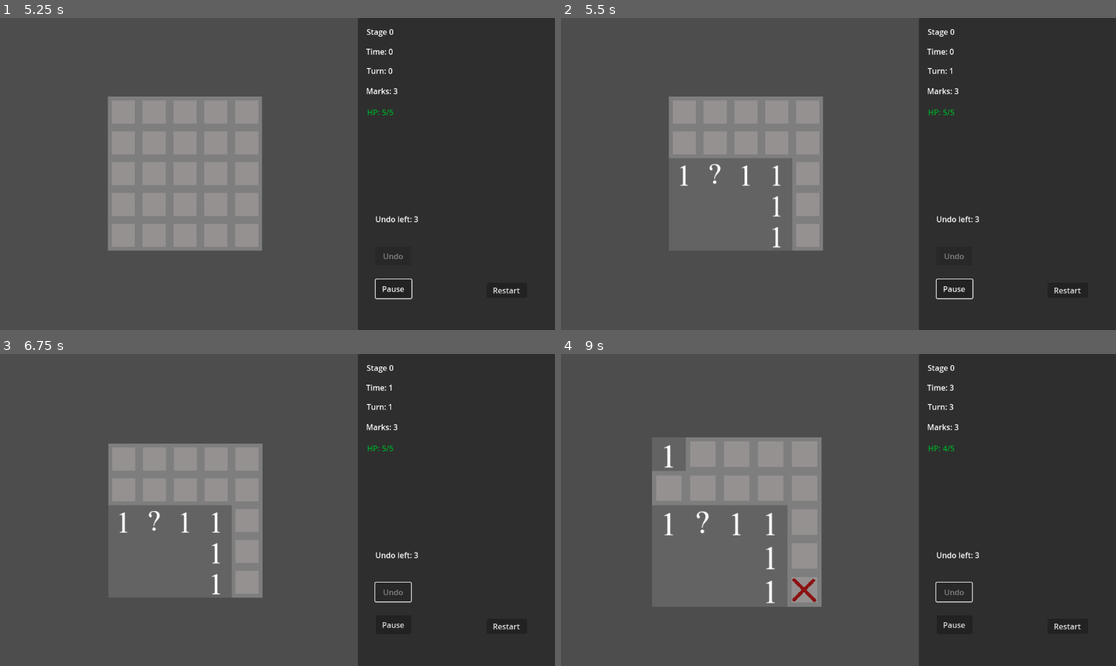
Above: before the commit, frames 1-4 (two rows, left to right).
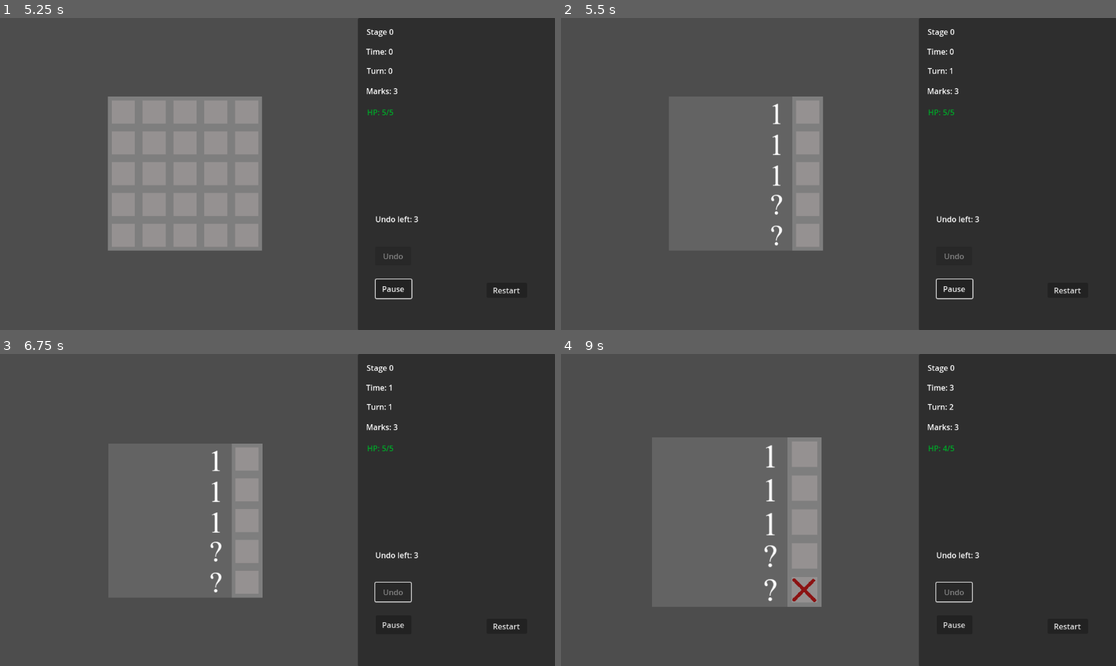
Above: after the commit, the same moments.

Repository: RevanVI/Minesweeper
Game: Godot game, scene res://scenes/gui/main_menu.tscn
Two runs of this game, one before a commit and one after it. Both use one fixed random seed, a clock stepped at 60 frames per second and the inputs below.
Inputs (mouse positions are in pixels of both pictures, inside the frame that each line leads up to):
- Up to frame 1 (5.25 s): click "Endless mode" at 0.5 s; click "Restart" at 1.25 s; click "Pause" at 2 s; click "Restart" at 2.75 s; click "Restart" at 3.5 s; tap Enter at 4.25 s; move the mouse to (399, 158) at 4.27 s; press the mouse at (399, 158) at 4.28 s; tap Space at 5 s; move the mouse to (166, 189) at 5.02 s; release the mouse at (166, 189) at 5.03 s; tap Down (CameraDown) at 5.1 s
- Up to frame 2 (5.5 s): click (727, 189) at 5.3 s
- Up to frame 3 (6.75 s): move the mouse to (333, 441) at 5.77 s; hold Middle mouse button (CameraDrag) 5.78-6.53 s; click (333, 441) at 6.05 s; move the mouse to (249, 572) at 6.52 s; tap Left (CameraLeft) at 6.6 s
- Up to frame 4 (9 s): click (810, 572) at 6.8 s; tap Enter at 7.25 s; move the mouse to (1005, 556) at 7.27 s; press the mouse at (1005, 556) at 7.28 s; tap Right (CameraRight) at 7.35 s; move the mouse to (672, 463) at 8.02 s; release the mouse at (672, 463) at 8.03 s; tap Up (CameraUp) at 8.1 s; click (672, 463) at 8.3 s; tap Space at 8.75 s; move the mouse to (866, 510) at 8.77 s; hold Mouse wheel up (CameraZoomIn) from 8.78 s (still down)

Frame 1 is identical in both runs. In frame 2, 4.6% of the frame differs, in the area x 19-42%, y 25-74%; in frame 3, 4.6%; in frame 4, 5.0%, in the area x 16-71%, y 16-80%.

Commit message:
Move map generator from node2d to resource Save base generator as resource Support map generator as resource

Diff:
--- /dev/null
+++ b/resources/generators/map_generator_base.tres
@@ -0,0 +1,7 @@
+[gd_resource type="Resource" script_class="MapGenerator" load_steps=2 format=3 uid="uid://g6am2v5ifsx1"]
+
+[ext_resource type="Script" uid="uid://dacfmm368sqhq" path="res://scripts/game_logic/map_generator.gd" id="1_l0syu"]
+
+[resource]
+script = ExtResource("1_l0syu")
+metadata/_custom_type_script = "uid://dacfmm368sqhq"
--- a/content/tilesets/minesweeper_starter.tres
+++ b/resources/tilesets/minesweeper_starter.tres
@@ -1,9 +1,9 @@
 [gd_resource type="TileSet" load_steps=4 format=3 uid="uid://c3bm3pwixplyp"]
 
-[ext_resource type="Texture2D" uid="uid://bmrjfadtrir3f" path="res://content/textures/minsweeper_tiles_starter.png" id="1_3x0vr"]
+[ext_resource type="Texture2D" uid="uid://bmrjfadtrir3f" path="res://resources/textures/minsweeper_tiles_starter.png" id="1_ew7pa"]
 
 [sub_resource type="TileSetAtlasSource" id="TileSetAtlasSource_wck3q"]
-texture = ExtResource("1_3x0vr")
+texture = ExtResource("1_ew7pa")
 texture_region_size = Vector2i(64, 64)
 0:0/0 = 0
 1:0/0 = 0
--- a/scenes/debug/map_generator_test.tscn
+++ b/scenes/debug/map_generator_test.tscn
@@ -4,10 +4,10 @@
 [ext_resource type="Script" uid="uid://dcqrwipyxpal8" path="res://scripts/game_logic/map.gd" id="2_4bswj"]
 [ext_resource type="Script" uid="uid://cqh3xxrgi3ncc" path="res://scripts/game_logic/camera_controller.gd" id="2_h52y7"]
 [ext_resource type="PackedScene" uid="uid://c705yxfwgmkyv" path="res://scenes/enemies/bomb_1.tscn" id="2_oh383"]
-[ext_resource type="TileSet" uid="uid://c3bm3pwixplyp" path="res://content/tilesets/minesweeper_starter.tres" id="3_h52y7"]
+[ext_resource type="Resource" uid="uid://g6am2v5ifsx1" path="res://resources/generators/map_generator_base.tres" id="2_rtwxe"]
+[ext_resource type="TileSet" uid="uid://c3bm3pwixplyp" path="res://resources/tilesets/minesweeper_starter.tres" id="3_h52y7"]
 [ext_resource type="Script" uid="uid://d24yha5t4vm1g" path="res://scripts/game_logic/modifiers/modifier_base.gd" id="3_rtwxe"]
 [ext_resource type="Script" uid="uid://diqmvisuttd5h" path="res://scripts/game_logic/level_info.gd" id="4_2fx62"]
-[ext_resource type="Script" uid="uid://dacfmm368sqhq" path="res://scripts/game_logic/map_generator.gd" id="4_img2u"]
 
 [sub_resource type="Resource" id="Resource_rjwph"]
 script = ExtResource("4_2fx62")
@@ -16,17 +16,18 @@
 })
 metadata/_custom_type_script = "uid://diqmvisuttd5h"
 
-[node name="MapGeneratorTest" type="Node2D" node_paths=PackedStringArray("map", "map_generator", "camera_controller", "map_size_x_edit", "map_size_y_edit", "enemies_count_edit", "maps_count_edit", "errors_count_label")]
+[node name="MapGeneratorTest" type="Node2D" node_paths=PackedStringArray("map", "camera_controller", "map_size_x_edit", "map_size_y_edit", "enemies_count_edit", "maps_count_edit", "errors_count_label", "generator_options")]
 script = ExtResource("1_n3fcj")
+map_generator = ExtResource("2_rtwxe")
+level_info = SubResource("Resource_rjwph")
 map = NodePath("Map")
-map_generator = NodePath("MapGenerator")
-level_info = SubResource("Resource_rjwph")
 camera_controller = NodePath("CameraController")
 map_size_x_edit = NodePath("CanvasLayer/Control/Panel/MapSizeXLineEdit")
 map_size_y_edit = NodePath("CanvasLayer/Control/Panel/MapSizeYLineEdit")
 enemies_count_edit = NodePath("CanvasLayer/Control/Panel/EnemiesCountLineEdit")
 maps_count_edit = NodePath("CanvasLayer/Control/Panel/MapsCountLineEdit")
 errors_count_label = NodePath("CanvasLayer/Control/Panel/ErrorCountLabel")
+generator_options = NodePath("CanvasLayer/Control/Panel/GeneratorOptionButton")
 
 [node name="CameraController" type="Camera2D" parent="."]
 limit_left = -2000
@@ -51,9 +52,6 @@
 [node name="Cells" type="TileMapLayer" parent="Map"]
 tile_set = ExtResource("3_h52y7")
 
-[node name="MapGenerator" type="Node2D" parent="."]
-script = ExtResource("4_img2u")
-
 [node name="CanvasLayer" type="CanvasLayer" parent="."]
 
 [node name="Control" type="Control" parent="CanvasLayer"]
@@ -73,76 +71,83 @@
 grow_horizontal = 2
 grow_vertical = 2
 
+[node name="GeneratorOptionButton" type="OptionButton" parent="CanvasLayer/Control/Panel"]
+layout_mode = 0
+offset_left = 28.200012
+offset_top = 22.0
+offset_right = 60.200012
+offset_bottom = 42.0
+
 [node name="MapSizeXLabel" type="Label" parent="CanvasLayer/Control/Panel"]
 layout_mode = 0
-offset_left = 17.960022
-offset_top = 17.0
-offset_right = 106.96002
-offset_bottom = 49.0
+offset_left = 25.200012
+offset_top = 82.0
+offset_right = 114.20001
+offset_bottom = 114.0
 text = "Map size X:"
 
 [node name="MapSizeXLineEdit" type="LineEdit" parent="CanvasLayer/Control/Panel"]
 layout_mode = 0
-offset_left = 217.20001
-offset_top = 11.0
-offset_right = 285.7625
-offset_bottom = 42.0
+offset_left = 224.44
+offset_top = 76.0
+offset_right = 293.0025
+offset_bottom = 107.0
 text = "10"
 
 [node name="MapSizeYLabel" type="Label" parent="CanvasLayer/Control/Panel"]
 layout_mode = 0
-offset_left = 19.200012
-offset_top = 58.0
-offset_right = 108.20001
-offset_bottom = 90.0
+offset_left = 26.440002
+offset_top = 123.0
+offset_right = 115.44
+offset_bottom = 155.0
 text = "Map size Y:"
 
 [node name="MapSizeYLineEdit" type="LineEdit" parent="CanvasLayer/Control/Panel"]
 layout_mode = 0
-offset_left = 217.20001
-offset_top = 54.0
-offset_right = 285.7625
-offset_bottom = 85.0
+offset_left = 224.44
+offset_top = 119.0
+offset_right = 293.0025
+offset_bottom = 150.0
 text = "10"
 
 [node name="EnemiesCountLabel" type="Label" parent="CanvasLayer/Control/Panel"]
 layout_mode = 0
-offset_left = 18.19999
-offset_top = 96.0
-offset_right = 107.19999
-offset_bottom = 128.0
+offset_left = 25.43998
+offset_top = 161.0
+offset_right = 148.43997
+offset_bottom = 193.0
 text = "Enemies count: "
 
 [node name="EnemiesCountLineEdit" type="LineEdit" parent="CanvasLayer/Control/Panel"]
 layout_mode = 0
-offset_left = 216.20001
-offset_top = 93.0
-offset_right = 284.7625
-offset_bottom = 124.0
+offset_left = 223.44
+offset_top = 158.0
+offset_right = 292.0025
+offset_bottom = 189.0
 text = "20"
 
 [node name="MapsCountLabel" type="Label" parent="CanvasLayer/Control/Panel"]
 layout_mode = 0
-offset_left = 19.23999
-offset_top = 151.0
-offset_right = 70.23999
-offset_bottom = 186.0
+offset_left = 26.47998
+offset_top = 216.0
+offset_right = 125.47998
+offset_bottom = 251.0
 text = "Maps count: "
 
 [node name="MapsCountLineEdit" type="LineEdit" parent="CanvasLayer/Control/Panel"]
 layout_mode = 0
-offset_left = 212.20001
-offset_top = 148.0
-offset_right = 280.7625
-offset_bottom = 179.0
+offset_left = 219.44
+offset_top = 213.0
+offset_right = 288.0025
+offset_bottom = 244.0
 text = "5"
 
 [node name="ErrorCountLabel" type="Label" parent="CanvasLayer/Control/Panel"]
 layout_mode = 0
-offset_left = 23.19999
-offset_top = 206.0
-offset_right = 80.19999
-offset_bottom = 229.0
+offset_left = 30.43998
+offset_top = 271.0
+offset_right = 180.43997
+offset_bottom = 294.0
 text = "Failed maps count: "
 
 [node name="GenerateButton" type="Button" parent="CanvasLayer/Control/Panel"]
@@ -161,5 +166,6 @@
 offset_bottom = 589.0
 text = "Generate range of maps"
 
+[connection signal="item_selected" from="CanvasLayer/Control/Panel/GeneratorOptionButton" to="." method="_on_generator_option_button_item_selected"]
 [connection signal="pressed" from="CanvasLayer/Control/Panel/GenerateButton" to="." method="_on_generate_button_pressed"]
 [connection signal="pressed" from="CanvasLayer/Control/Panel/GenerateRangeButton" to="CanvasLayer/Control" method="_on_button_pressed"]
--- a/scenes/enemies/bomb.tscn
+++ b/scenes/enemies/bomb.tscn
@@ -1,7 +1,7 @@
 [gd_scene load_steps=3 format=3 uid="uid://mxcgjh4wuoq2"]
 
 [ext_resource type="Script" uid="uid://cyhf3wf32xvqc" path="res://scripts/game_logic/enemies/enemy.gd" id="1_fsxe1"]
-[ext_resource type="Texture2D" uid="uid://bmrjfadtrir3f" path="res://content/textures/minsweeper_tiles_starter.png" id="1_qmkdi"]
+[ext_resource type="Texture2D" uid="uid://bmrjfadtrir3f" path="res://resources/textures/minsweeper_tiles_starter.png" id="1_qmkdi"]
 
 [node name="Bomb" type="Node2D"]
 script = ExtResource("1_fsxe1")
--- a/scenes/enemies/bomb_1.tscn
+++ b/scenes/enemies/bomb_1.tscn
@@ -1,7 +1,7 @@
 [gd_scene load_steps=3 format=3 uid="uid://c705yxfwgmkyv"]
 
 [ext_resource type="Script" uid="uid://cyhf3wf32xvqc" path="res://scripts/game_logic/enemies/enemy.gd" id="1_rnll6"]
-[ext_resource type="Texture2D" uid="uid://bmrjfadtrir3f" path="res://content/textures/minsweeper_tiles_starter.png" id="2_crwf0"]
+[ext_resource type="Texture2D" uid="uid://bmrjfadtrir3f" path="res://resources/textures/minsweeper_tiles_starter.png" id="2_crwf0"]
 
 [node name="Bomb" type="Node2D"]
 script = ExtResource("1_rnll6")
--- a/scenes/modes/classic_mode.tscn
+++ b/scenes/modes/classic_mode.tscn
@@ -5,8 +5,8 @@
 [ext_resource type="Script" uid="uid://d24yha5t4vm1g" path="res://scripts/game_logic/modifiers/modifier_base.gd" id="3_p4m7m"]
 [ext_resource type="Script" uid="uid://diqmvisuttd5h" path="res://scripts/game_logic/level_info.gd" id="3_qgemu"]
 [ext_resource type="Script" uid="uid://dcqrwipyxpal8" path="res://scripts/game_logic/map.gd" id="4_8ivtb"]
-[ext_resource type="TileSet" uid="uid://c3bm3pwixplyp" path="res://content/tilesets/minesweeper_starter.tres" id="5_b5xbl"]
-[ext_resource type="Script" uid="uid://dacfmm368sqhq" path="res://scripts/game_logic/map_generator.gd" id="6_dwcyu"]
+[ext_resource type="TileSet" uid="uid://c3bm3pwixplyp" path="res://resources/tilesets/minesweeper_starter.tres" id="5_b5xbl"]
+[ext_resource type="Resource" uid="uid://g6am2v5ifsx1" path="res://resources/generators/map_generator_base.tres" id="5_qgemu"]
 [ext_resource type="Script" uid="uid://bw7brsh2ne4no" path="res://scripts/game_logic/game_manager.gd" id="7_dhm3e"]
 [ext_resource type="Script" uid="uid://b8ri86hixsvvn" path="res://scripts/game_logic/commands/turn_queue.gd" id="8_0nf2j"]
 [ext_resource type="Script" uid="uid://erghs5cplvbn" path="res://scripts/gui/battle_classic.gd" id="9_lgmfj"]
@@ -44,6 +44,7 @@
 [node name="ClassicGameModeManager" type="Node2D" groups=["GameModeManager"]]
 script = ExtResource("1_xmsgg")
 level_info = SubResource("Resource_ygwmg")
+map_generator = ExtResource("5_qgemu")
 
 [node name="CameraController" type="Camera2D" parent="."]
 limit_left = -886
@@ -67,9 +68,6 @@
 
 [node name="Cells" type="TileMapLayer" parent="Map"]
 tile_set = ExtResource("5_b5xbl")
-
-[node name="MapGenerator" type="Node2D" parent="."]
-script = ExtResource("6_dwcyu")
 
 [node name="BattleTimer" type="Timer" parent="."]
 
--- a/scenes/modes/endless_mode.tscn
+++ b/scenes/modes/endless_mode.tscn
@@ -6,11 +6,11 @@
 [ext_resource type="Script" uid="uid://diqmvisuttd5h" path="res://scripts/game_logic/level_info.gd" id="3_vgc74"]
 [ext_resource type="Script" uid="uid://bctw4kxi4vc55" path="res://scripts/game_logic/modifiers/modifier_hidden_cells.gd" id="4_flrxs"]
 [ext_resource type="Script" uid="uid://dcqrwipyxpal8" path="res://scripts/game_logic/map.gd" id="4_hunvx"]
-[ext_resource type="TileSet" uid="uid://c3bm3pwixplyp" path="res://content/tilesets/minesweeper_starter.tres" id="5_flrxs"]
+[ext_resource type="TileSet" uid="uid://c3bm3pwixplyp" path="res://resources/tilesets/minesweeper_starter.tres" id="5_flrxs"]
 [ext_resource type="Script" uid="uid://cs1vbc21bgmff" path="res://scripts/game_logic/modifiers/modifier_undo_blocked.gd" id="5_hunvx"]
-[ext_resource type="Script" uid="uid://dacfmm368sqhq" path="res://scripts/game_logic/map_generator.gd" id="6_rgud8"]
 [ext_resource type="Script" uid="uid://bw7brsh2ne4no" path="res://scripts/game_logic/game_manager.gd" id="7_ag5ul"]
 [ext_resource type="Script" uid="uid://cqh3xxrgi3ncc" path="res://scripts/game_logic/camera_controller.gd" id="7_flrxs"]
+[ext_resource type="Resource" uid="uid://g6am2v5ifsx1" path="res://resources/generators/map_generator_base.tres" id="7_rgud8"]
 [ext_resource type="Script" uid="uid://b8ri86hixsvvn" path="res://scripts/game_logic/commands/turn_queue.gd" id="8_nlk32"]
 [ext_resource type="Script" uid="uid://cyjfintjqebld" path="res://scripts/gui/battle.gd" id="9_j0ndl"]
 [ext_resource type="Script" uid="uid://c3yjrgdrsgkf" path="res://scripts/gui/undo_gui_anim.gd" id="10_h11qe"]
@@ -61,6 +61,7 @@
 [node name="EndlessGameModeManager" type="Node2D" groups=["GameModeManager"]]
 script = ExtResource("1_br5b8")
 level_info = SubResource("Resource_e5u5o")
+map_generator = ExtResource("7_rgud8")
 
 [node name="CameraController" type="Camera2D" parent="."]
 script = ExtResource("7_flrxs")
@@ -79,9 +80,6 @@
 
 [node name="Cells" type="TileMapLayer" parent="Map"]
 tile_set = ExtResource("5_flrxs")
-
-[node name="MapGenerator" type="Node2D" parent="."]
-script = ExtResource("6_rgud8")
 
 [node name="BattleTimer" type="Timer" parent="."]
 
--- a/scripts/debug/map_generator_test.gd
+++ b/scripts/debug/map_generator_test.gd
@@ -1,22 +1,31 @@
 extends Node2D
 
-@export var map: Map
 @export var map_generator: MapGenerator
 @export var level_info: LevelInfo
+@export var map: Map
 @export var camera_controller: CameraController
 @export var map_size_x_edit: LineEdit
 @export var map_size_y_edit: LineEdit
 @export var enemies_count_edit: LineEdit
 @export var maps_count_edit: LineEdit
 @export var errors_count_label: Label
+@export var generator_options: OptionButton
+
+
+var map_generators_list: Array[MapGenerator] = [MapGenerator.new()]
+
 
 var _map_size: Vector2i
 var _enemies_count: int
 var _maps_count: int
 
 
+func _ready() -> void:
+	_fill_generator_options()
+
+
 func generate_map() -> void:
-	get_test_data()
+	_get_test_params()
 	level_info.generate_level(0)
 	var modifier_list = ModifiersList.new()
 	modifier_list.add_modifiers(level_info.modifiers)
@@ -34,7 +43,7 @@
 		errors_count_label.text = "Failed maps count: 1"
 
 
-func get_test_data() -> void:
+func _get_test_params() -> void:
 	var map_x: int = int(map_size_x_edit.text)
 	var map_y: int = int(map_size_y_edit.text)
 	_map_size = Vector2i(map_x, map_y)
@@ -42,5 +51,15 @@
 	_maps_count = int(maps_count_edit.text)
 
 
+func _fill_generator_options() -> void:
+	generator_options.clear()
+	for generator in map_generators_list:
+		generator_options.add_item(generator.generator_name)
+
+
 func _on_generate_button_pressed() -> void:
 	generate_map()
+
+
+func _on_generator_option_button_item_selected(index: int) -> void:
+	map_generator = map_generators_list[index]
--- a/scripts/game_logic/game_manager.gd
+++ b/scripts/game_logic/game_manager.gd
@@ -1,6 +1,5 @@
 class_name GameManager
 extends Node2D
-
 
 signal mark_count_changed(mark_count: int)
 signal undo_count_changed(undo_count: int)
@@ -14,7 +13,6 @@
 signal paused()
 signal unpaused()
 
-
 enum GameState {
 	INIT = 0,
 	START = 1,
@@ -24,22 +22,20 @@
 	PAUSE = 5,
 }
 
-
 var enemies_count: int = 0
 var mark_count: int = 10
 var battle_time: int = 0
 var game_state: GameState
+var map_generator: MapGenerator
 var _prev_game_state: GameState
 var _game_state_changing: bool = false
 var _modifier_list: ModifiersList
-
+var _character: Character
 
 @onready var map: Map = $"../Map"
-@onready var map_generator: MapGenerator = $"../MapGenerator"
 @onready var battle_timer: Timer = $"../BattleTimer"
 @onready var turn_queue: TurnQueue = $TurnQueue
 @onready var camera_controller: CameraController = $"../CameraController"
-var _character: Character
 
 
 func _ready():
@@ -51,10 +47,10 @@
 
 func _unhandled_input(event: InputEvent) -> void:
 	if game_state == GameState.GAME_OVER \
-		|| game_state == GameState.GAME_WIN \
-		|| game_state == GameState.PAUSE \
-		|| game_state == GameState.INIT \
-		|| turn_queue.is_turn_processing:
+	|| game_state == GameState.GAME_WIN \
+	|| game_state == GameState.PAUSE \
+	|| game_state == GameState.INIT \
+	|| turn_queue.is_turn_processing:
 		return
 
 	if event.is_action_pressed("LeftMouseButton"):
@@ -87,7 +83,7 @@
 	mark_count_changed.emit(mark_count)
 
 
-func prepare_battle(level_info: LevelInfo, character: Character) -> void:
+func prepare_battle(level_info: LevelInfo, mode_map_generator: MapGenerator, character: Character) -> void:
 	_character = character
 	if _character.is_connected("died", _on_character_died) == false:
 		_character.died.connect(_on_character_died)
@@ -103,6 +99,7 @@
 		undo_status_changed.emit(false)
 
 	undo_count_changed.emit(_character.get_undo_count())
+	map_generator = mode_map_generator
 	prepare_level(level_info)
 	change_game_state(GameState.START)
 
@@ -166,6 +163,31 @@
 	level_completed.emit()
 
 
+func pause() -> void:
+	if game_state == GameState.PAUSE:
+		change_game_state(_prev_game_state)
+	else:
+		change_game_state(GameState.PAUSE)
+
+
+func undo() -> void:
+	var undo_count = _character.get_undo_count()
+	if (game_state == GameState.BATTLE \
+		|| game_state == GameState.GAME_OVER ) \
+	&& undo_count > 0 && turn_queue.is_undo_possible():
+		undo_count -= 1
+		undo_count_changed.emit(undo_count)
+		_character.set_undo_count(undo_count)
+		turn_queue.undo(1)
+
+
+func get_undo_status() -> bool:
+	if _character.get_undo_count() <= 0 or \
+	_modifier_list.get_modifier_by_tag(ModifierBase.ModifierTag.UNDO_BLOCKED):
+		return false
+	return true
+
+
 func _on_battle_timer_timeout() -> void:
 	battle_time += 1
 	battle_time_changed.emit(battle_time)
@@ -197,28 +219,3 @@
 	command.undo_callback = Callable(self, "revert_game_over")
 	turn_queue.add_command(command)
 	level_lost.emit()
-
-
-func pause() -> void:
-	if game_state == GameState.PAUSE:
-		change_game_state(_prev_game_state)
-	else:
-		change_game_state(GameState.PAUSE)
-
-
-func undo() -> void:
-	var undo_count = _character.get_undo_count()
-	if (game_state == GameState.BATTLE \
-		|| game_state == GameState.GAME_OVER) \
-		&& undo_count > 0 && turn_queue.is_undo_possible():
-		undo_count -= 1
-		undo_count_changed.emit(undo_count)
-		_character.set_undo_count(undo_count)
-		turn_queue.undo(1)
-
-
-func get_undo_status() -> bool:
-	if _character.get_undo_count() <= 0 or \
-		_modifier_list.get_modifier_by_tag(ModifierBase.ModifierTag.UNDO_BLOCKED):
-		return false
-	return true
--- a/scripts/game_logic/game_modes/classic_game_mode_manager.gd
+++ b/scripts/game_logic/game_modes/classic_game_mode_manager.gd
@@ -12,7 +12,7 @@
 
 func start_mode() -> void:
 	generate_level()
-	battle_manager.prepare_battle(level_info, character)
+	battle_manager.prepare_battle(level_info, map_generator, character)
 
 
 func generate_level() -> void:
@@ -34,4 +34,4 @@
 	# TODO some animations here?
 	generate_level()
 	character.reset()
-	battle_manager.prepare_battle(level_info, character)
+	battle_manager.prepare_battle(level_info, map_generator, character)
--- a/scripts/game_logic/game_modes/endless_game_mode_manager.gd
+++ b/scripts/game_logic/game_modes/endless_game_mode_manager.gd
@@ -15,7 +15,7 @@
 
 func start_mode() -> void:
 	generate_level()
-	battle_manager.prepare_battle(level_info, character)
+	battle_manager.prepare_battle(level_info, map_generator, character)
 
 
 func generate_level() -> void:
@@ -31,7 +31,7 @@
 	print("prepare_next_level")
 	_current_level += 1
 	generate_level()
-	battle_manager.prepare_battle(level_info, character)
+	battle_manager.prepare_battle(level_info, map_generator, character)
 
 
 func restart_mode() -> void:
@@ -40,4 +40,4 @@
 	_current_level = 0
 	generate_level()
 	character.reset()
-	battle_manager.prepare_battle(level_info, character)
+	battle_manager.prepare_battle(level_info, map_generator, character)
--- a/scripts/game_logic/game_modes/game_mode_manager.gd
+++ b/scripts/game_logic/game_modes/game_mode_manager.gd
@@ -6,6 +6,7 @@
 
 
 @export var level_info: LevelInfo
+@export var map_generator: MapGenerator
 
 var character: Character
 var battle_manager: GameManager
--- a/scripts/game_logic/map_generator.gd
+++ b/scripts/game_logic/map_generator.gd
@@ -1,33 +1,32 @@
 class_name MapGenerator
-extends Node2D
+extends Resource
 
-var map_size: Vector2i = Vector2i(10, 10)
+@export var generator_name: String = "Base"
+
 var map: Map
-# enemy scene: enemies count
+# dict. key - enemy scene, value - enemies count
 var enemies_info: Dictionary[PackedScene, int] = { }
+# constraints
+# how many empty cells should be around new enemy at least
+var valid_empty_cells_required: int = 2
+# how many empty cells should be around neighbouring empty cells at least (including processed cell)
+var near_empty_cells_required: int = 3
+# how many empty cells should be around neighbouring enemy cells at least (including processed cell)
+var enemy_near_empty_cells_required: int = 3
 var _modifier_list: ModifiersList
-
-
-func set_enemies_info(data: Dictionary[PackedScene, int]) -> void:
-	enemies_info = data
-
-
-func set_map_data(map_x: int, map_y: int) -> void:
-	map_size = Vector2i(map_x, map_y)
 
 
 func generate_empty_map(map_ref: Map, size: Vector2i, enemies_data: Dictionary[PackedScene, int], modifiers: ModifiersList) -> void:
 	map = map_ref
 	map.reset_map()
-	map_size = size
-	map.size = map_size
+	map.size = size
 	enemies_info = enemies_data
 	_modifier_list = modifiers
 
 	var map_data: Array[Array] = []
-	for x in range(map_size.x):
+	for x in range(size.x):
 		map_data.append([])
-		for y in range(map_size.y):
+		for y in range(size.y):
 			var tile_data: Map.MapTileData = Map.MapTileData.new()
 			map_data[x].append(tile_data)
 
@@ -41,20 +40,17 @@
 		return false
 
 	map.create_enemy_collection(enemies_info.keys())
-	var success: bool = spawn_enemies(start_pos)
+
+	var success: bool = false
+	var max_generation_attempts: int = 5
+	var iter: int = 0
+	while iter < max_generation_attempts and success == false:
+		success = spawn_enemies(start_pos)
 
 	return success
 
 
 func spawn_enemies(start_pos: Vector2i) -> bool:
-	# constraints
-	# how many empty cells should be around new enemy at least
-	const VALID_EMPTY_CELLS_REQUIRED: int = 2
-	# how many empty cells should be around neighbouring empty cells at least (including processed cell)
-	const NEAR_EMPTY_CELLS_REQUIRED: int = 3
-	# how many empty cells should be around neighbouring enemy cells at least (including processed cell)
-	const ENEMY_NEAR_EMPTY_CELLS_REQUIRED: int = 3
-
 	var possible_cells = map.get_empty_cells()
 
 	# exclude 3x3 zone on start position from any enemies spawn
@@ -86,16 +82,16 @@
 			for cell in neighbours:
 				# empty cells around possible enemy position have enough empty space
 				if map.is_cell_empty(cell):
-					if map.get_empty_neighbour_cells(cell).size() >= NEAR_EMPTY_CELLS_REQUIRED:
+					if map.get_empty_neighbour_cells(cell).size() >= near_empty_cells_required:
 						valid_empty_cells += 1
 
 				# enemy cells around possible enemy position still valid
 				else:
 					neighbour_enemies_count += 1
-					if map.get_empty_neighbour_cells(cell).size() >= ENEMY_NEAR_EMPTY_CELLS_REQUIRED:
+					if map.get_empty_neighbour_cells(cell).size() >= enemy_near_empty_cells_required:
 						valid_enemy_cells += 1
 
-			if valid_empty_cells < VALID_EMPTY_CELLS_REQUIRED or valid_enemy_cells < neighbour_enemies_count:
+			if valid_empty_cells < valid_empty_cells_required or valid_enemy_cells < neighbour_enemies_count:
 				continue
 
 			map.add_enemy(random_pos, enemy_scene)
Renamed: content/textures/minsweeper_tiles_starter.png -> resources/textures/minsweeper_tiles_starter.png
Not shown, changed: resources/textures/minsweeper_tiles_starter.png.import
Not shown: 1 places in scenes/modes/classic_mode.tscn that only renumber resources
